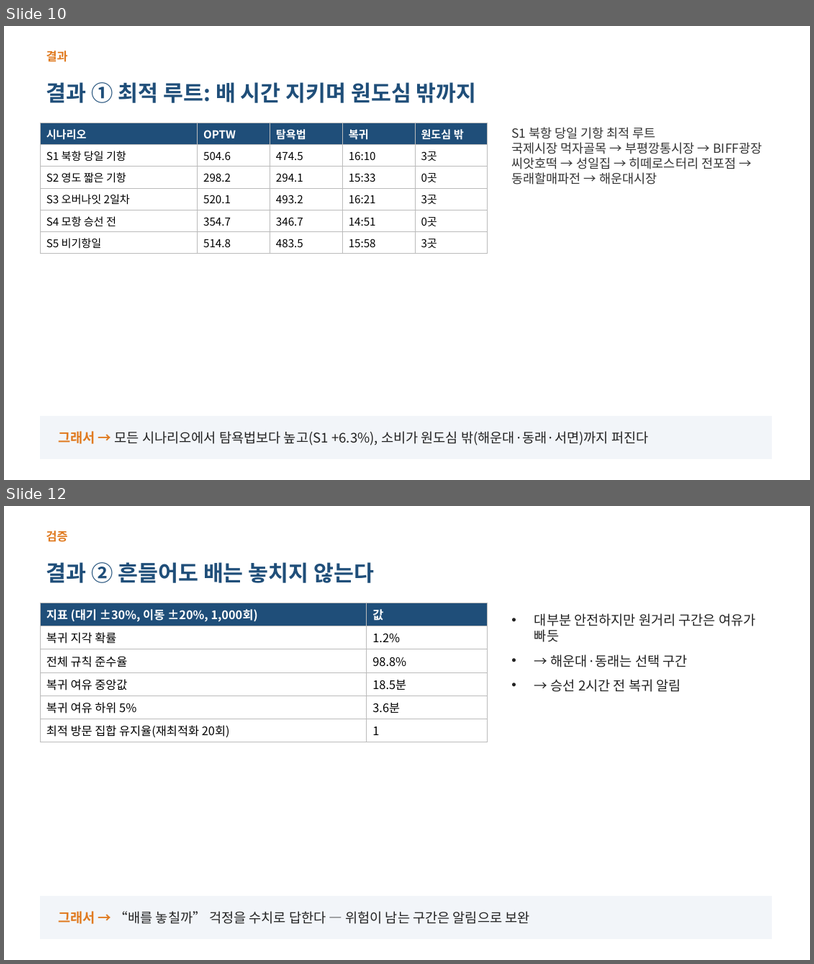
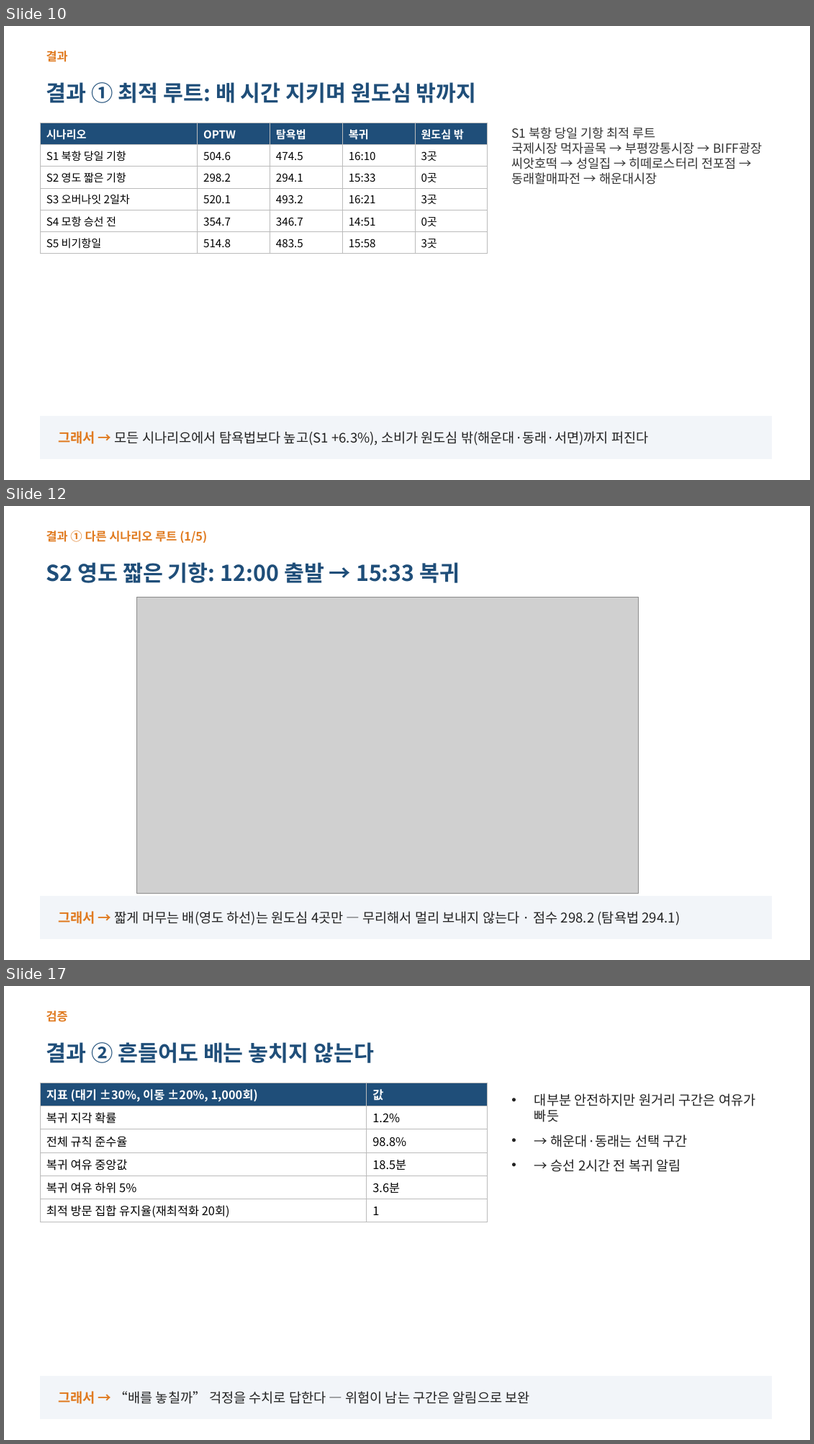
Before and after one commit to ddayoung03/busan-cruise-unpassing, a slide deck: 05_문서/3주차_발표자료.pptx. Shown one above the other, each under a label of ours: slides 10 and 12 before the commit, slides 10, 12 and 17 after it; the slides between them are not shown. The pictures are 814x964 and 814x1444 pixels, drawn with LibreOffice and Linux fonts; fonts in the diff are those of the drawing; grey boxes stand for pictures. Boxes give left, top, right and bottom in pixels: in the first picture for what was removed or moved away, otherwise in the second. Text is boxed around its words. In the diff, an @@ line names an element or a change of style, - is before the commit and + after.

```diff
--- a/05_문서/3주차_발표자료.pptx
+++ b/05_문서/3주차_발표자료.pptx
@@ slide 12 added at [4,506,810,960], background #FFFFFF @@
@@ text added at [46,530,207,543], 14 pt, text #E07A1F, bold @@
+결과 ① 다른 시나리오 루트 (1/5)
@@ text added at [46,562,460,583], 26 pt, text #1F4E79, bold @@
+S2 영도 짧은 기항: 12:00 출발 → 15:33 복귀
@@ picture added at [137,597,639,893] @@
@@ rectangle added at [40,896,772,939], fill #F2F5F9, outline #F2F5F9 1 pt @@
@@ text added at [58,911,681,925], 16 pt, text #222222 @@
+그래서 → 짧게 머무는 배(영도 하선)는 원도심 4곳만 — 무리해서 멀리 보내지 않는다 · 점수 298.2 (탐욕법 294.1)
@@ what was slide 12 is now slide 17 @@
```
Also in this commit, not shown: 4 other slides added, 9 other files.
